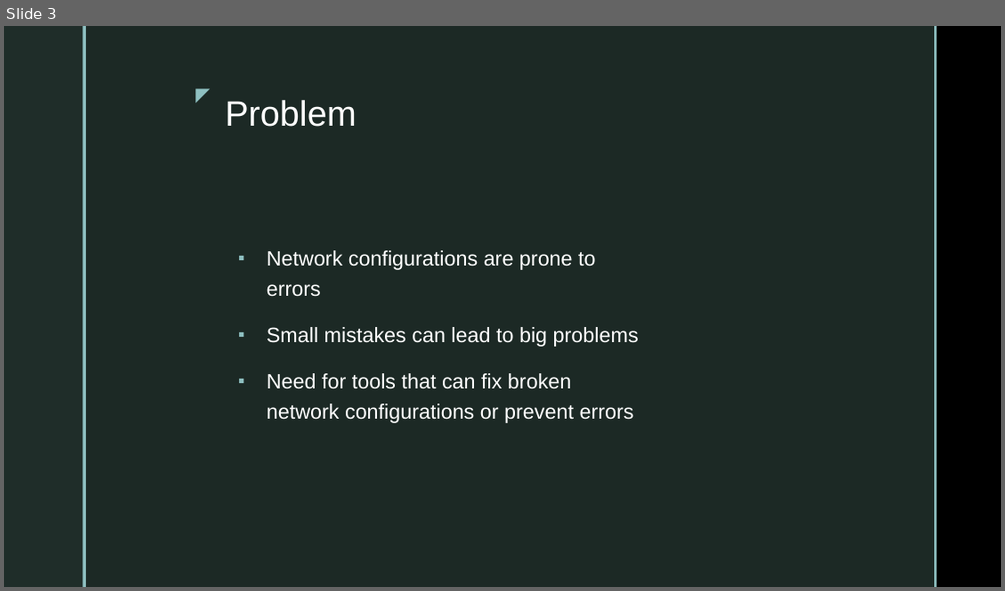
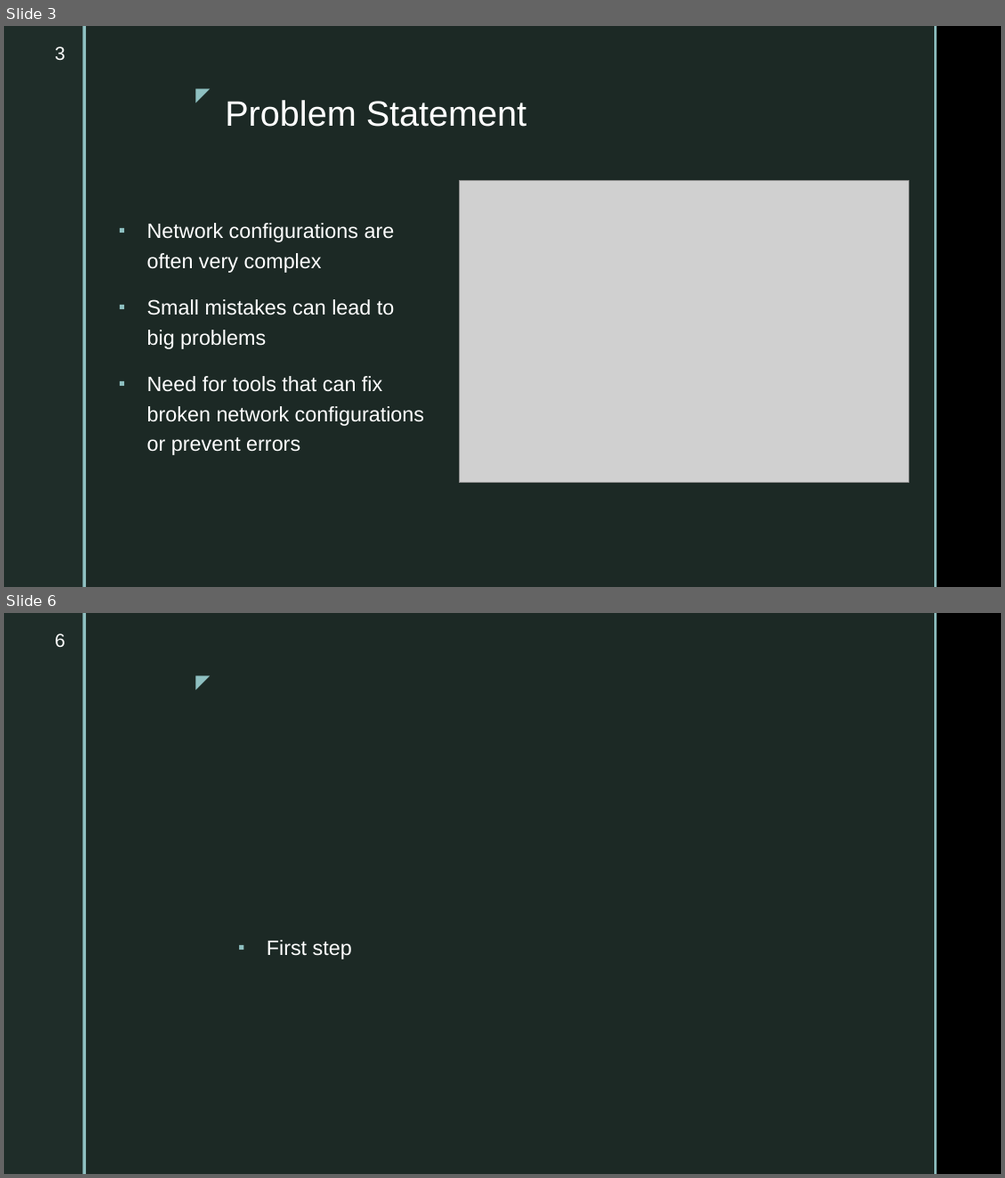
Before and after one commit to ahsanMah/config-completion, a slide deck: Final Presentation.pptx. Shown one above the other, each under a label of ours: slide 3 before the commit, slides 3 and 6 after it; the slides between them are not shown. The pictures are 1005x591 and 1005x1178 pixels, drawn with LibreOffice and Linux fonts; fonts in the diff are those of the drawing; grey boxes stand for pictures; background and template pictures are left out. Boxes give left, top, right and bottom in pixels: in the first picture for what was removed or moved away, otherwise in the second. Text is boxed around its words. In the diff, an @@ line names an element or a change of style, - is before the commit and + after.

```diff
--- a/Final Presentation.pptx
+++ b/Final Presentation.pptx
@@ slide 6 added at bbox=[4, 613, 1001, 1174], background picture (left out); not listed: 5 template elements that a slide beside it also shows @@
@@ page number added at bbox=[55, 633, 65, 647], 18 pt, text #FFFFFF @@
+6
@@ text added at bbox=[267, 940, 352, 959], 20 pt, text #FFFFFF @@
+▪ First step
@@ slide 3 changed as well @@
@@ page number added at bbox=[55, 46, 65, 60], 18 pt, text #FFFFFF @@
+3
@@ title at bbox=[225, 100, 526, 127]: text changed @@
-Problem
+Problem Statement
@@ text "Network configurations are often very ...": place and size @@
-text "Network configurations are often very ..." at bbox=[267, 250, 639, 423]
+text "Network configurations are often very ..." at bbox=[147, 223, 424, 455]
@@ picture added at bbox=[459, 180, 908, 483] @@
@@ text at bbox=[147, 223, 395, 273]: text changed @@
-▪ Network configurations are prone to errors
+▪ Network configurations are often very complex
```
Also in this commit, not shown: 9 other slides changed, 7 other slides added, 5 slides removed, 18 other files.
